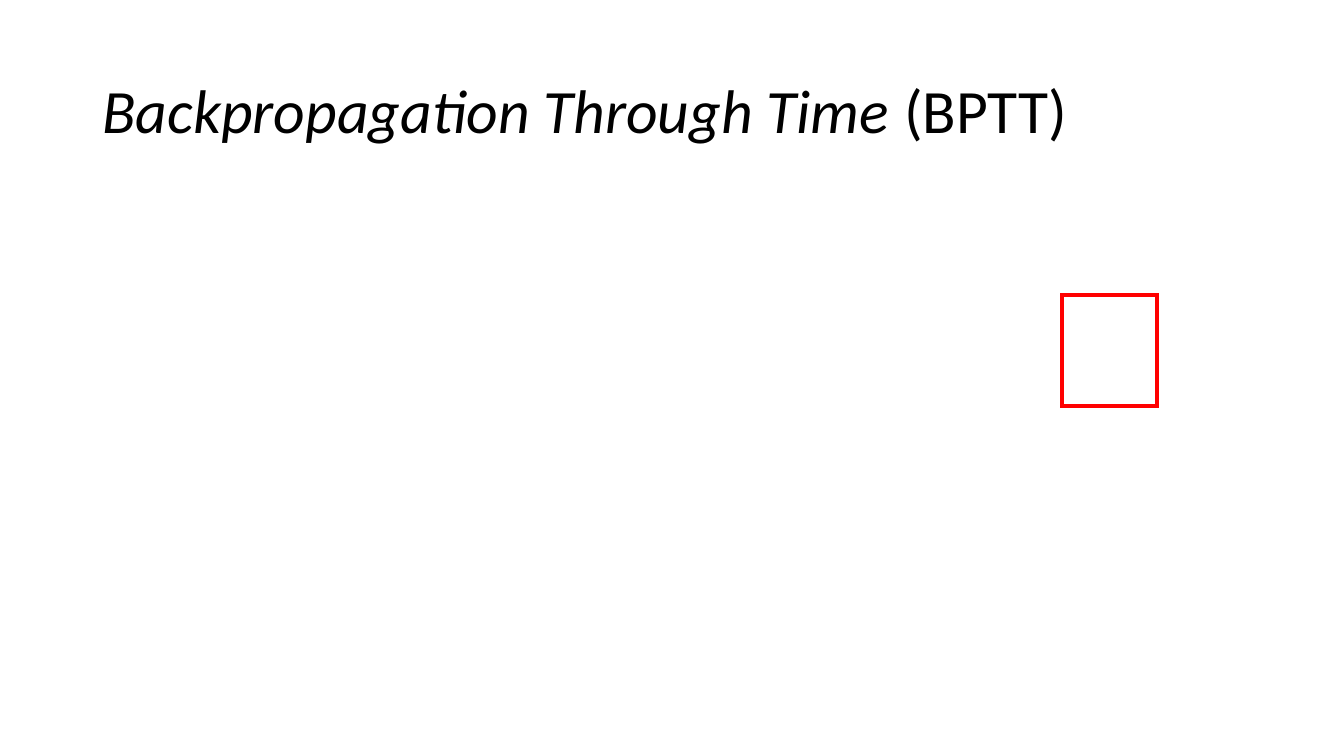
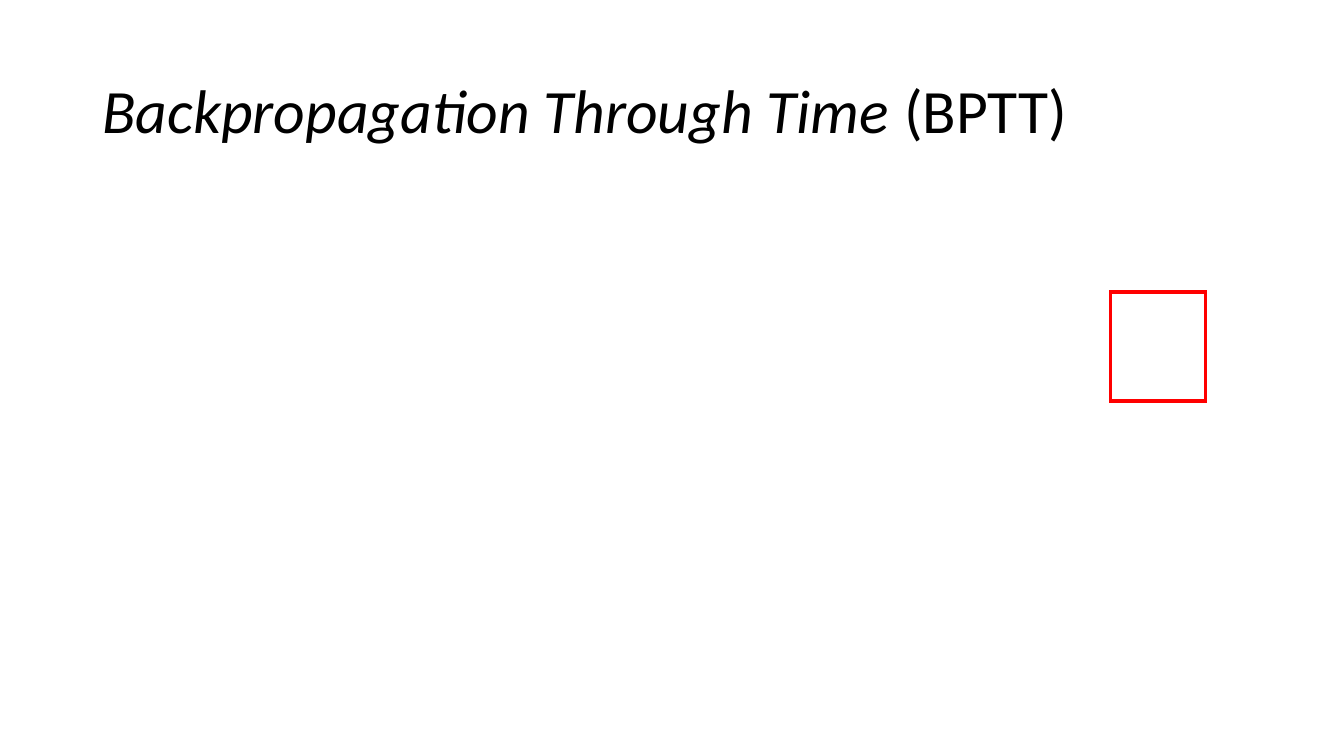
Before and after one commit to zz4fap/c24_inteligencia_artificial, a slide deck: slide 28 of slides/C24_RNN.pptx (slide 29 before the commit). Drawn at 1344x756 pixels with LibreOffice and Linux fonts; fonts in the diff are those of the drawing; grey boxes stand for pictures. Boxes give left, top, right and bottom in pixels: in the first picture for what was removed or moved away, otherwise in the second. Text is boxed around its words. In the diff, an @@ line names an element or a change of style, - is before the commit and + after.

Commit message:
update of slides

```diff
--- a/slides/C24_RNN.pptx
+++ b/slides/C24_RNN.pptx
@@ rectangle: place and size @@
-rectangle at <box>1063,295,1157,406</box>
+rectangle at <box>1110,292,1206,401</box>
@@ rectangle at <box>1110,292,1206,401</box>: outline #FF0000 3 pt to #FF0000 2.25 pt @@
```
Also in this commit, not shown: 2 slides added.
